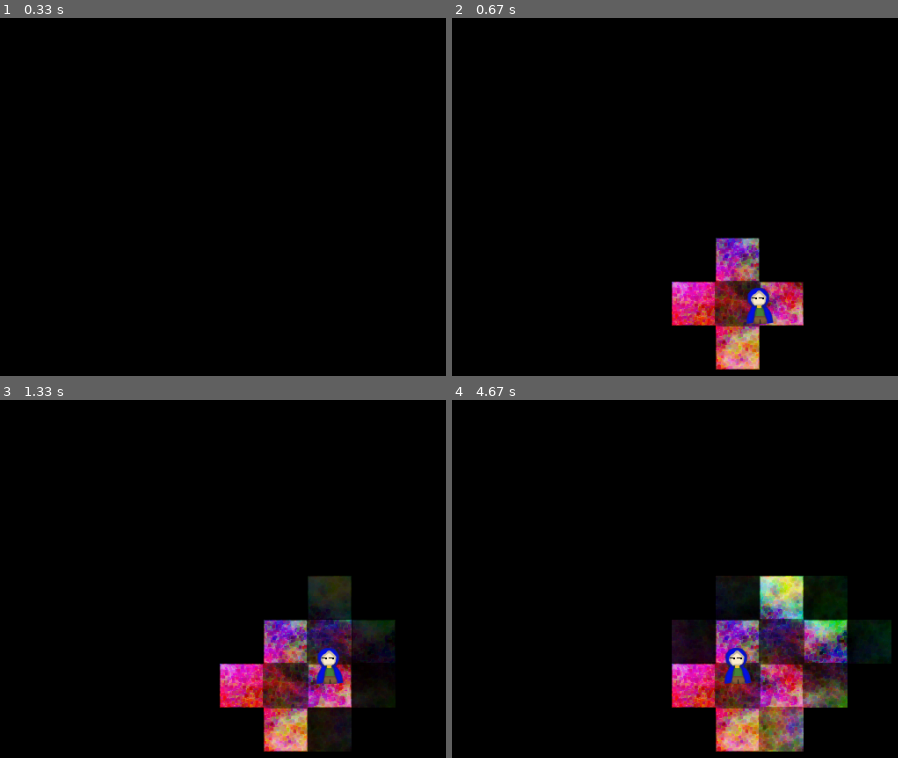
Above: before the commit, frames 1-4 (two rows, left to right).
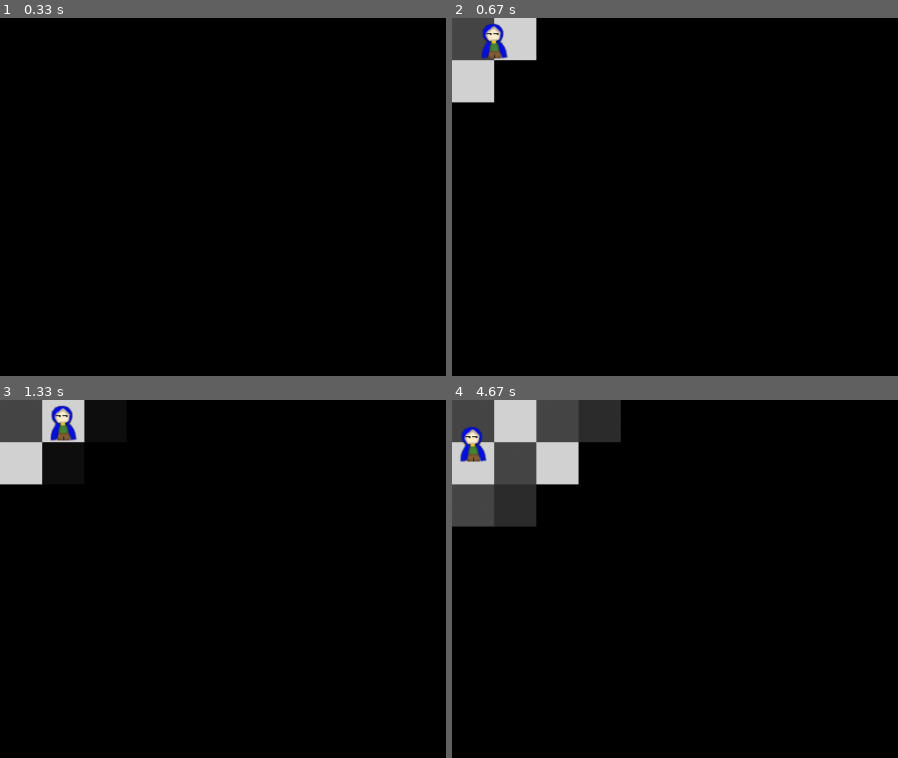
Above: after the commit, the same moments.

Repository: kcunning/Katie-s-Rougish-PyGame
Game: pygame game, started from rogue.py
The game is run twice, just before and just after one commit, with the same random seed, the same clock (stepped at 60 frames per second) and the same inputs. The source is Python 2; it was converted automatically to run under Python 3.
Inputs:
- Up to frame 1 (0.33 s): no input
- Up to frame 2 (0.67 s): hold Right from 0.33 s (still down)
- Up to frame 3 (1.33 s): release Right at 0.8 s; hold Up from 0.83 s (still down)
- Up to frame 4 (4.67 s): release Up at 1.38 s; hold Right 1.42-1.97 s; hold Left 2-2.87 s; hold Down 2.9-3.68 s; hold Left 3.72-4.47 s; hold Up from 4.5 s (still down)

Frame 1 is identical in both runs. In frame 2, 9.6% of the frame differs, in the area x 0-79%, y 0-99%; in frame 3, 14%; in frame 4, 24%, in the area x 0-99%, y 0-99%.

Commit message:
Everything is in base 2 now. The rainbow background is gone. I hope you're happy.

Diff:
--- a/rogue.py
+++ b/rogue.py
@@ -1,12 +1,14 @@
 # INTIALISATION
-import pygame, math, sys
+import pygame, math, sys, random
 from pygame.locals import *
 
 
 BLACK = (0,0,0)
 WHITE = (255, 255, 255)
-TILES_ACROSS = 20
-TILES_DOWN = 15
+TILES_ACROSS = 21
+TILES_DOWN = 16
+TREASURES = 3
+TILE_SIZE = 48
 
 class Treasure(object):
 	''' Not implemented yet.
@@ -23,6 +25,15 @@
 		''' Sets all squares to uncleared.
 		'''
 		self.cleared = self.get_blank_map()
+		self.treasure = self.get_blank_map()
+		for i in range(TREASURES):
+			while 1:
+				row = random.randint(0, TILES_ACROSS-1)
+				col = random.randint(0, TILES_DOWN-1)
+				if not self.treasure[row][col]:
+					self.treasure[row][col] = Treasure()
+					break
+
 
 	def get_blank_map(self):
 		''' Returns a map with all values set to 0
@@ -40,8 +51,8 @@
 	    	    and the squares nearby to partially cleared.
 		'''
 		x, y = position
-		column = x/50
-		row = y/50
+		column = x/TILE_SIZE
+		row = y/TILE_SIZE
 		self.cleared[column][row] = 2
 		if row < TILES_DOWN-1:
 			self.cleared[column][row+1] += 1
@@ -67,16 +78,26 @@
 		'''
 		self.screen = pygame.display.set_mode((1024, 768))
 		self.player = pygame.image.load('dude.png')
-		self.bg = pygame.image.load('rainbowbg.png')
+		self.bg = pygame.image.load('boringbg.png')
 		self.clock = pygame.time.Clock()
 		self.direction = 0
-		self.position = (300, 300)
+		self.position = (0, 0)
 		self.map = Map()
 		self.map.clear_block(self.position)
 		self.screen.blit(self.bg, (0,0))
+		self.draw_treasure()
 		self.draw_darkness()
                 self.screen.blit(self.player, self.position)
 		self.run()
+
+	def draw_treasure(self):
+		''' Draws the treasure chests yet to be opened.
+		'''
+		for row in range(TILES_ACROSS):
+			for col in range(TILES_DOWN):
+				if self.map.treasure[row][col] != 0:
+					treasure = pygame.image.load('chest.png')
+					self.screen.blit(treasure, (row*TILE_SIZE, col*TILE_SIZE))
 
 	def draw_darkness(self):
 		''' Draws the darkness and shadows on the board. 0 is dark, 1 is in shadows,
@@ -85,12 +106,12 @@
 		for row in range(TILES_ACROSS):
 			for col in range(TILES_DOWN):
 				if self.map.cleared[row][col] == 0:
-					pygame.draw.rect(self.screen, BLACK, (row*50, col*50, 50, 50))
+					pygame.draw.rect(self.screen, BLACK, (row*TILE_SIZE, col*TILE_SIZE, TILE_SIZE, TILE_SIZE))
 				if self.map.cleared[row][col] == 1:
-					shadow = pygame.Surface((50,50))
+					shadow = pygame.Surface((TILE_SIZE, TILE_SIZE))
 					shadow.set_alpha(200)
 					shadow.fill(BLACK)
-					self.screen.blit(shadow, (row*50, col*50))
+					self.screen.blit(shadow, (row*TILE_SIZE, col*TILE_SIZE))
 
 	def move(self, hor, vert):
 		''' Moves the player, given a keypress. If the player hits ESC, the game quits.
@@ -98,11 +119,12 @@
 		x, y = self.position
 		x = x + hor
 		y = y + vert
-		if x > (TILES_ACROSS-1) * 50 or x < 0 or y > (TILES_DOWN-1) * 50 or y < 0:
+		if x > (TILES_ACROSS-1) * TILE_SIZE or x < 0 or y > (TILES_DOWN-1) * TILE_SIZE or y < 0:
 			return
 		self.position = (x, y)
 		self.map.clear_block(self.position)
 		self.screen.blit(self.bg, (0, 0))
+		self.draw_treasure()
 		self.draw_darkness()
 		self.screen.blit(self.player, self.position)
 		pygame.display.flip()
@@ -117,10 +139,10 @@
 			for event in pygame.event.get():
                         	if not hasattr(event, 'key'): continue
                         	if event.key == K_ESCAPE: sys.exit(0)
-                        	if event.key == K_LEFT: hor = -25
-                        	if event.key == K_RIGHT: hor = 25
-                        	if event.key == K_UP: vert = -25
-                        	if event.key == K_DOWN: vert = 25
+                        	if event.key == K_LEFT: hor = -TILE_SIZE/2
+                        	if event.key == K_RIGHT: hor = TILE_SIZE/2
+                        	if event.key == K_UP: vert = -TILE_SIZE/2
+                        	if event.key == K_DOWN: vert = TILE_SIZE/2
 				self.move(hor, vert)
 
 def main():
Binary file added: boringbg.png
Binary file changed: chest.png
Binary file changed: dude.png
Binary file changed: rainbowbg.png
Binary file changed: tiles.png
